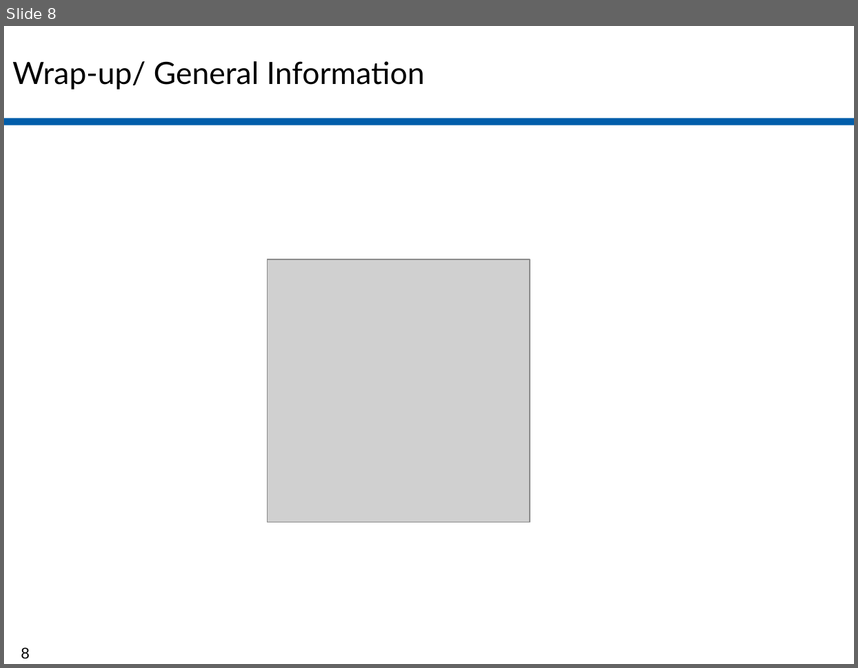
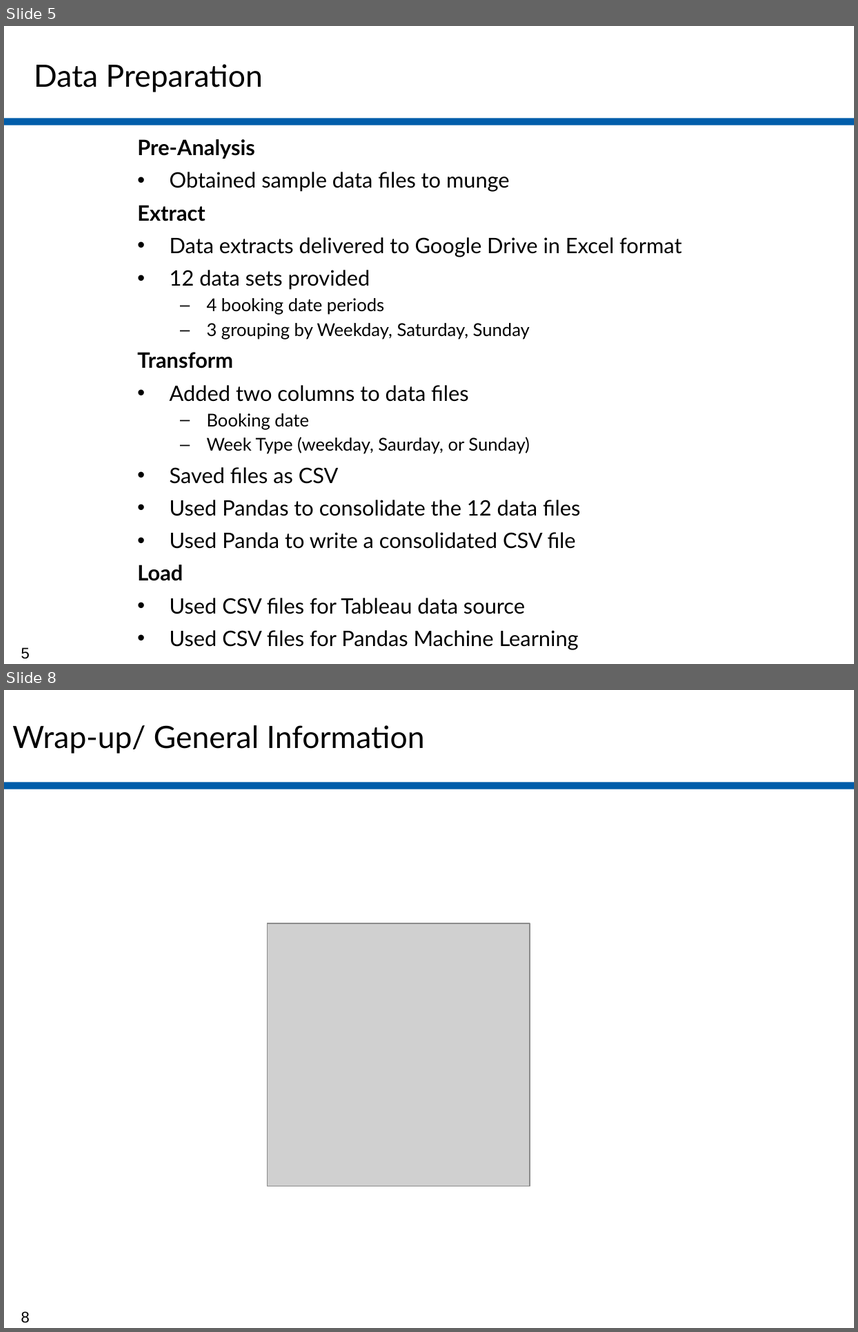
Before and after one commit to jamie-miller-rva/GRTC-Analysis, a slide deck: GRTC Project.pptx. Shown one above the other, each under a label of ours: slide 8 before the commit, slides 5 and 8 after it; the slides between them are not shown. The pictures are 858x668 and 858x1332 pixels, drawn with LibreOffice and Linux fonts; fonts in the diff are those of the drawing; grey boxes stand for pictures. Boxes give left, top, right and bottom in pixels: in the first picture for what was removed or moved away, otherwise in the second. Text is boxed around its words. In the diff, an @@ line names an element or a change of style, - is before the commit and + after.

```diff
--- a/GRTC Project.pptx
+++ b/GRTC Project.pptx
@@ slide 5 added at [4,26,854,664], background #FFFFFF; not listed: 1 template element that a slide beside it also shows @@
@@ text added at [34,64,263,92], 26 pt, text #000000 @@
+Data Preparation
@@ text added at [137,139,682,650], 18 pt, text #000000 @@
+Pre-Analysis
+• Obtained sample data files to munge
+Extract
+• Data extracts delivered to Google Drive in Excel format
+• 12 data sets provided
+  – 4 booking date periods
+  – 3 grouping by Weekday, Saturday, Sunday
+Transform
+• Added two columns to data files
+  – Booking date
+  – Week Type (weekday, Saurday, or Sunday)
+• Saved files as CSV
+• Used Pandas to consolidate the 12 data files
+• Used Panda to write a consolidated CSV file
+Load
+• Used CSV files for Tableau data source
+• Used CSV files for Pandas Machine Learning
@@ page number added at [21,647,30,659], 13 pt, text #000000 @@
+5
```
Also in this commit, not shown: 2 slides changed, 3 other slides added, 4 slides removed.
